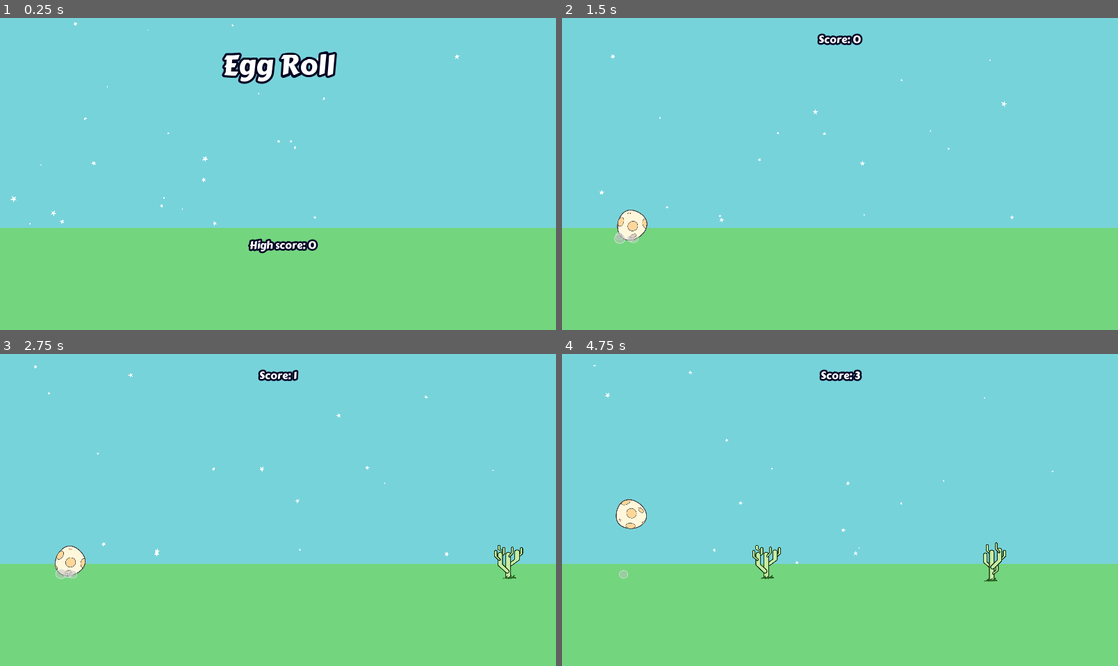
Above: before the commit, frames 1-4 (two rows, left to right).
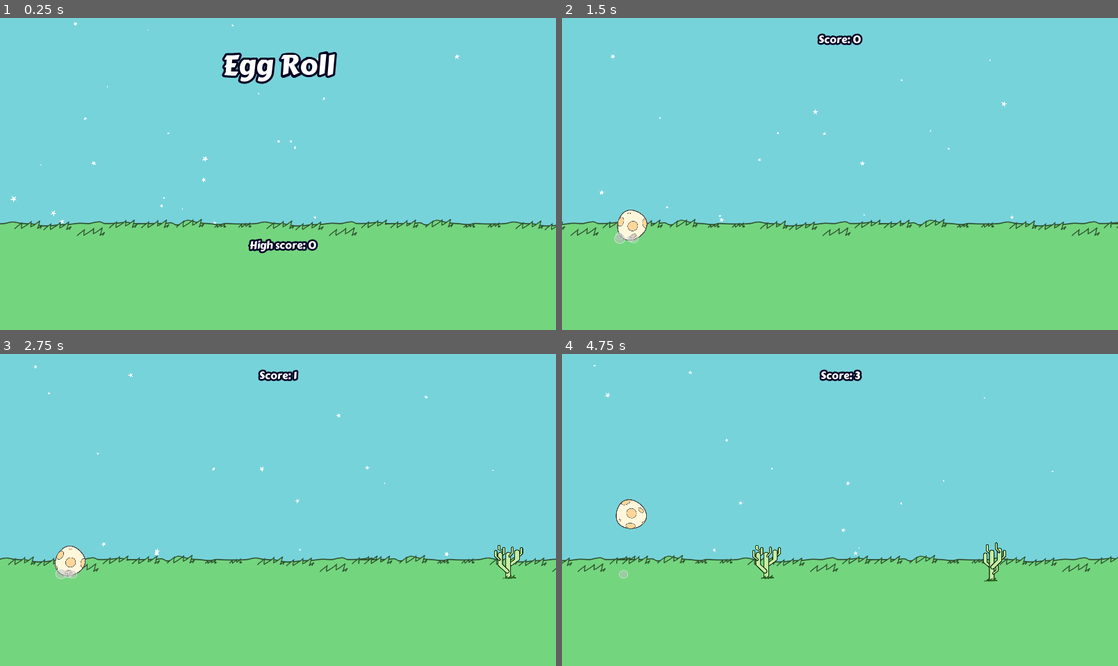
Above: after the commit, the same moments.

Repository: deutandev/Godot-Egg-Roll
Game: Godot game, scene res://src/UI/title.tscn
Two runs of this game, one before a commit and one after it. Both use one fixed random seed, a clock stepped at 60 frames per second and the inputs below.
Inputs:
- Up to frame 1 (0.25 s): no input
- Up to frame 2 (1.5 s): tap Space (jump) at 0.77 s
- Up to frame 3 (2.75 s): tap Space (jump) at 1.52 s
- Up to frame 4 (4.75 s): tap Space (jump) at 3.02, 3.77, 4.52 s

The runs differ from the first frame. In frame 1, 1.8% of the frame differs, in the area x 0-100%, y 64-70%; in frame 2, 1.8%; in frame 3, 1.7%; in frame 4, 1.8%.

Commit message:
Improve foreground visual

Diff:
--- a/src/bg/Background.tscn
+++ b/src/bg/Background.tscn
@@ -1,10 +1,13 @@
-[gd_scene load_steps=2 format=2]
+[gd_scene load_steps=4 format=2]
 
 [ext_resource path="res://src/juice/Starfield.tscn" type="PackedScene" id=1]
+[ext_resource path="res://src/img/land.png" type="Texture" id=2]
+[ext_resource path="res://src/bg/ParallaxBackground.gd" type="Script" id=3]
 
 [node name="Background" type="CanvasLayer"]
 
 [node name="ParallaxBackground" type="ParallaxBackground" parent="."]
+script = ExtResource( 3 )
 
 [node name="bg" type="ColorRect" parent="ParallaxBackground"]
 anchor_right = 1.0
@@ -25,3 +28,10 @@
 __meta__ = {
 "_edit_use_anchors_": false
 }
+
+[node name="ParallaxLayer" type="ParallaxLayer" parent="ParallaxBackground"]
+motion_mirroring = Vector2( 1689, 0 )
+
+[node name="Sprite" type="Sprite" parent="ParallaxBackground/ParallaxLayer"]
+position = Vector2( 693.233, 484 )
+texture = ExtResource( 2 )
--- /dev/null
+++ b/src/bg/ParallaxBackground.gd
@@ -0,0 +1,4 @@
+extends ParallaxBackground
+
+func _process(delta):
+	scroll_offset.x -= Global.obs_speed * delta
--- /dev/null
+++ b/src/img/grass.svg
@@ -0,0 +1,65 @@
+<?xml version="1.0" encoding="UTF-8" standalone="no"?>
+<svg
+   xmlns:dc="http://purl.org/dc/elements/1.1/"
+   xmlns:cc="http://creativecommons.org/ns#"
+   xmlns:rdf="http://www.w3.org/1999/02/22-rdf-syntax-ns#"
+   xmlns:svg="http://www.w3.org/2000/svg"
+   xmlns="http://www.w3.org/2000/svg"
+   xmlns:sodipodi="http://sodipodi.sourceforge.net/DTD/sodipodi-0.dtd"
+   xmlns:inkscape="http://www.inkscape.org/namespaces/inkscape"
+   width="17.388384mm"
+   height="5.6493449mm"
+   viewBox="0 0 17.388384 5.6493449"
+   version="1.1"
+   id="svg3898"
+   inkscape:version="1.0.1 (3bc2e813f5, 2020-09-07)"
+   sodipodi:docname="grass.svg">
+  <defs
+     id="defs3892" />
+  <sodipodi:namedview
+     id="base"
+     pagecolor="#ffffff"
+     bordercolor="#666666"
+     borderopacity="1.0"
+     inkscape:pageopacity="0.0"
+     inkscape:pageshadow="2"
+     inkscape:zoom="4.1531302"
+     inkscape:cx="32.85994"
+     inkscape:cy="10.675927"
+     inkscape:document-units="mm"
+     inkscape:current-layer="layer1"
+     inkscape:document-rotation="0"
+     showgrid="false"
+     inkscape:window-width="1366"
+     inkscape:window-height="720"
+     inkscape:window-x="0"
+     inkscape:window-y="0"
+     inkscape:window-maximized="1" />
+  <metadata
+     id="metadata3895">
+    <rdf:RDF>
+      <cc:Work
+         rdf:about="">
+        <dc:format>image/svg+xml</dc:format>
+        <dc:type
+           rdf:resource="http://purl.org/dc/dcmitype/StillImage" />
+        <dc:title></dc:title>
+      </cc:Work>
+    </rdf:RDF>
+  </metadata>
+  <g
+     inkscape:label="Layer 1"
+     inkscape:groupmode="layer"
+     id="layer1"
+     transform="translate(-104.69866,-137.78247)">
+    <path
+       style="fill:none;fill-opacity:1;stroke:#2c4d2c;stroke-width:0.779989;stroke-linecap:butt;stroke-linejoin:miter;stroke-miterlimit:4;stroke-dasharray:none;stroke-opacity:1"
+       d="m 104.97687,143.15851 c 1.94834,-1.98325 2.95382,-2.40095 4.43073,-3.60141 0,0 -0.51018,2.25805 -0.27281,3.25126 2.00196,-1.23504 4.42955,-2.51573 5.91517,-4.0179 l -0.17464,3.04866 c 2.04103,-0.76532 3.68719,-2.38932 5.53079,-3.58399 -0.79345,1.31659 -0.62205,3.65268 -1.68898,4.70581 l 3.04704,-1.89124 -1.30686,1.92909 v 0"
+       id="path3807"
+       sodipodi:nodetypes="cccccccccc"
+       inkscape:export-filename="/home/dikawfa/Projects/Godot/Ripoff/src/img/land.png"
+       inkscape:export-xdpi="96"
+       inkscape:export-ydpi="96"
+       inkscape:spray-origin="#path3430" />
+  </g>
+</svg>
Not shown, changed: src/img/grass.svg.import
Binary file changed: src/img/land.png
